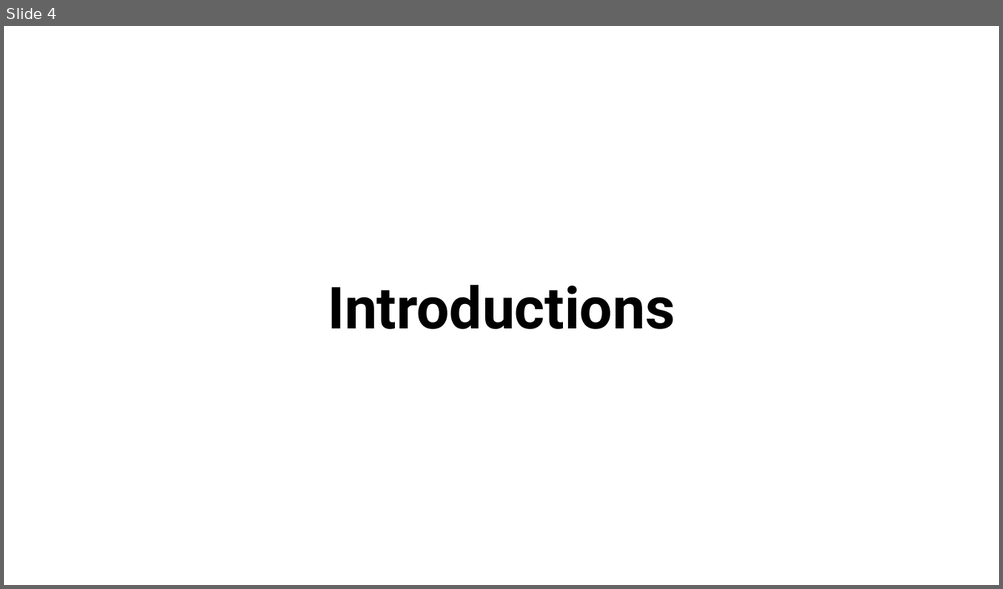
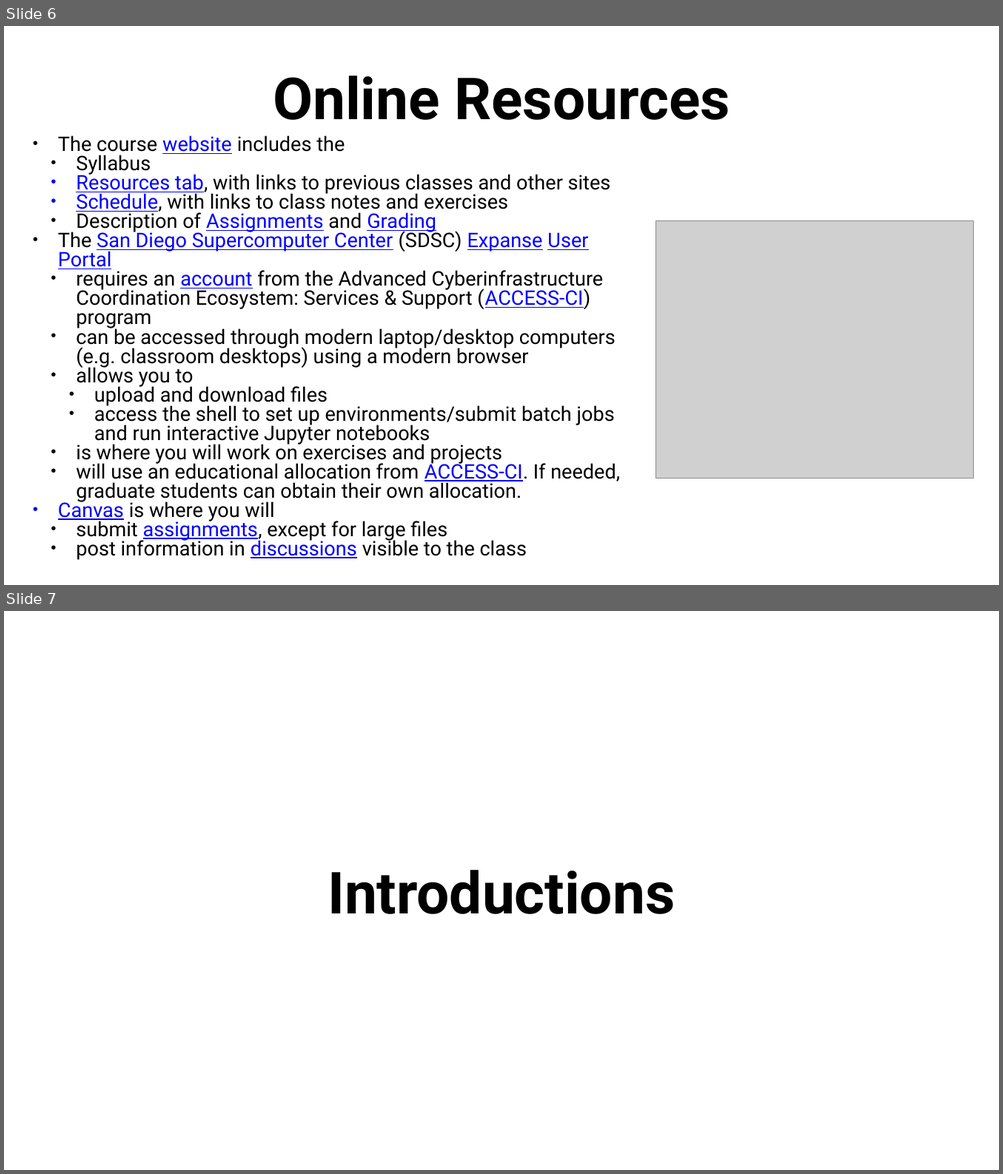
Before and after one commit to anirudhatalmale6-alt/Chem456-2026S, a slide deck: slides/0112-Introduction.pptx. Shown one above the other, each under a label of ours: slide 4 before the commit, slides 6 and 7 after it. The pictures are 1003x589 and 1003x1174 pixels, drawn with LibreOffice and Linux fonts; fonts in the diff are those of the drawing; grey boxes stand for pictures. Boxes give left, top, right and bottom in pixels: in the first picture for what was removed or moved away, otherwise in the second. Text is boxed around its words. In the diff, an @@ line names an element or a change of style, - is before the commit and + after.

```diff
--- a/slides/0112-Introduction.pptx
+++ b/slides/0112-Introduction.pptx
@@ slide 6 added at (4, 26, 999, 585), background #FFFFFF @@
@@ title added at (273, 76, 729, 120), 112 pt, text #000000, bold @@
+Online Resources
@@ text added at (58, 136, 620, 560), 38.8 pt, text #000000 @@
+• The course website includes the
+  • Syllabus
+  • Resources tab, with links to previous classes and other sites
+  • Schedule, with links to class notes and exercises
+  • Description of Assignments and Grading
+• The San Diego Supercomputer Center (SDSC) Expanse User Portal
+  • requires an account from the Advanced Cyberinfrastructure Coordination Ecosystem: Services & Support (ACCESS-CI) program
+  • can be accessed through modern laptop/desktop computers (e.g. classroom desktops) using a modern browser
+  • allows you to
+    • upload and download files
+    • access the shell to set up environments/submit batch jobs and run interactive Jupyter notebooks
+  • is where you will work on exercises and projects
+  • will use an educational allocation from ACCESS-CI. If needed, graduate students can obtain their own allocation.
+• Canvas is where you will
+  • submit assignments, except for large files
+  • post information in discussions visible to the class
@@ picture added at (655, 221, 973, 478) @@
@@ what was slide 4 is now slide 7 @@
```
Also in this commit, not shown: 3 slides changed, 15 other slides added, 6 slides removed, 2 other files.
